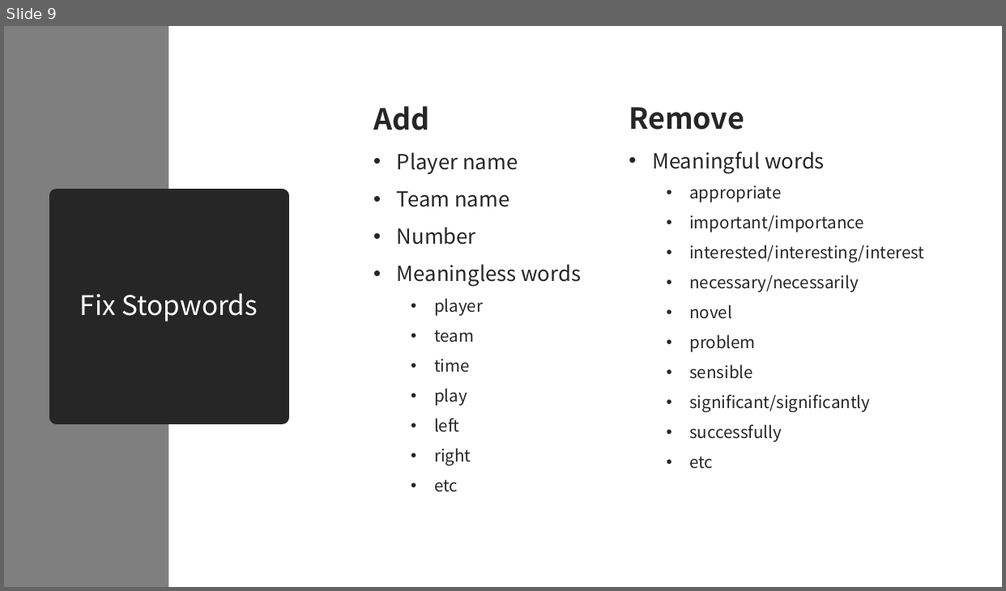
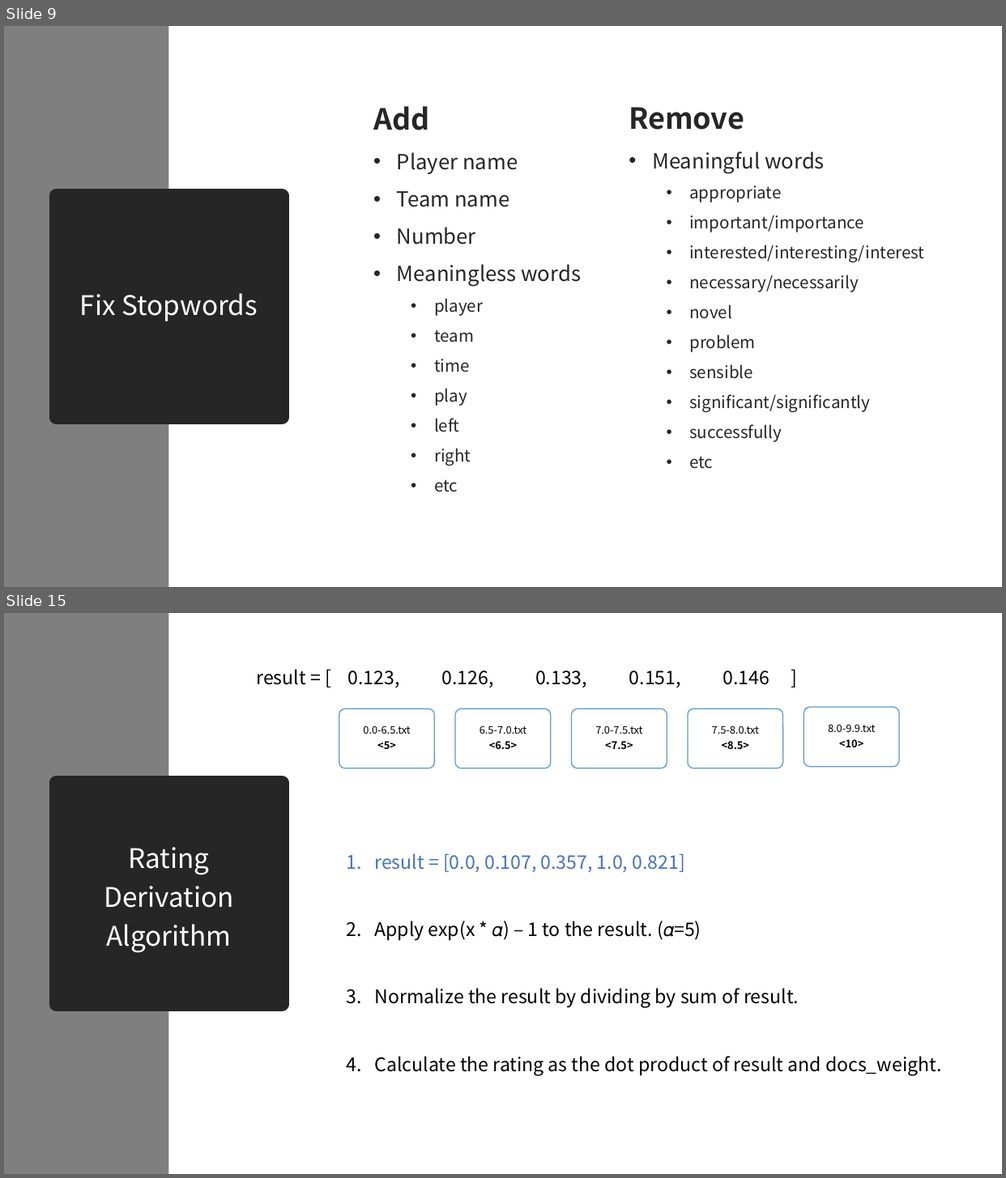
Before and after one commit to irun-soccer/irun, a slide deck: docs/nlp_IRun_05.pptx. Shown one above the other, each under a label of ours: slide 9 before the commit, slides 9 and 15 after it; the slides between them are not shown. The pictures are 1006x591 and 1006x1178 pixels, drawn with LibreOffice and Linux fonts; fonts in the diff are those of the drawing. Boxes give left, top, right and bottom in pixels: in the first picture for what was removed or moved away, otherwise in the second. Text is boxed around its words. In the diff, an @@ line names an element or a change of style, - is before the commit and + after.

Commit message:
feat: rating convert algorihm update

```diff
--- a/docs/nlp_IRun_05.pptx
+++ b/docs/nlp_IRun_05.pptx
@@ slide 15 added at box(4, 613, 1002, 1174), background #FFFFFF @@
@@ rectangle added at box(4, 613, 168, 1174), fill #7F7F7F @@
@@ text added at box(256, 669, 770, 688), 18 pt, text #000000 @@
+result = [ 0.123, 0.126, 0.133, 0.151, 0.146 ]
@@ rounded rectangle added at box(339, 709, 434, 769), fill #FFFFFF at 90% opacity, outline #5B9BD5 1 pt @@
@@ rounded rectangle added at box(455, 709, 551, 769), fill #FFFFFF at 90% opacity, outline #5B9BD5 1 pt @@
@@ rounded rectangle added at box(572, 709, 667, 769), fill #FFFFFF at 90% opacity, outline #5B9BD5 1 pt @@
@@ rounded rectangle added at box(688, 709, 782, 769), fill #FFFFFF at 90% opacity, outline #5B9BD5 1 pt @@
@@ rounded rectangle added at box(804, 707, 899, 767), fill #FFFFFF at 90% opacity, outline #5B9BD5 1 pt @@
@@ text added at box(363, 726, 410, 749), 10 pt, text #000000 @@
+0.0-6.5.txt
+<5>
@@ text added at box(479, 726, 526, 749), 10 pt, text #000000 @@
+6.5-7.0.txt
+<6.5>
@@ text added at box(595, 726, 642, 749), 10 pt, text #000000 @@
+7.0-7.5.txt
+<7.5>
@@ text added at box(712, 726, 759, 749), 10 pt, text #000000 @@
+7.5-8.0.txt
+<8.5>
@@ text added at box(828, 724, 875, 747), 10 pt, text #000000 @@
+8.0-9.9.txt
+<10>
@@ title added at box(57, 783, 282, 1004), fill #262626, outline #262626 13.75 pt, 26 pt, text #FFFFFF @@
+Rating Derivation Algorithm
@@ text added at box(374, 854, 942, 1076), 18 pt, text #000000 @@
+1. result = [0.0, 0.107, 0.357, 1.0, 0.821]
+2. Apply exp(x * 𝛼) – 1 to the result. (𝛼=5)
+3. Normalize the result by dividing by sum of result.
+4. Calculate the rating as the dot product of result and docs_weight.
```
Also in this commit, not shown: 2 slides changed, 12 other slides added, 1 other file.
